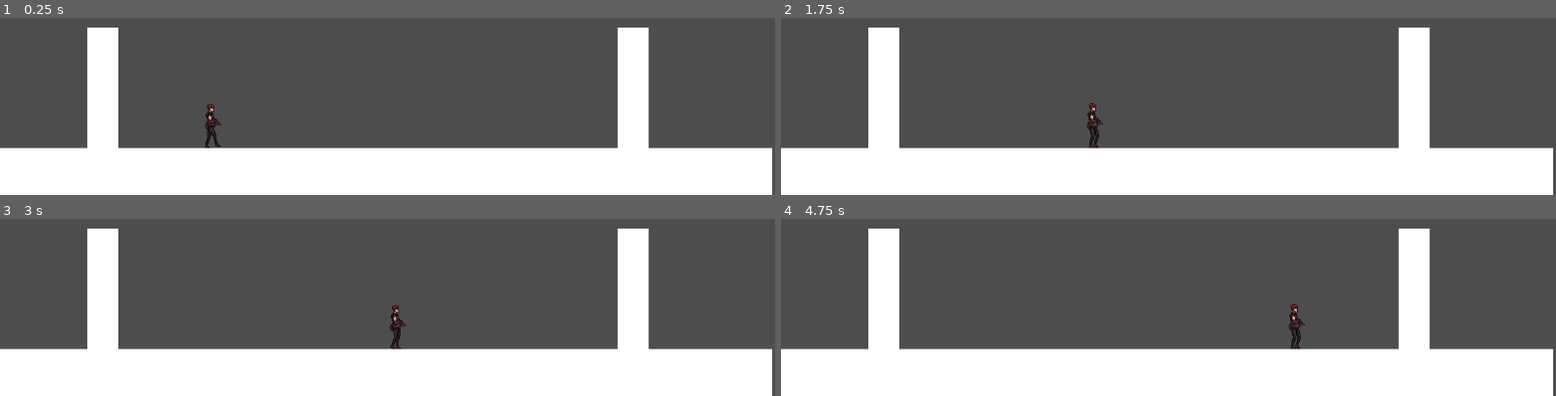
Above: before the commit, frames 1-4 (two rows, left to right).
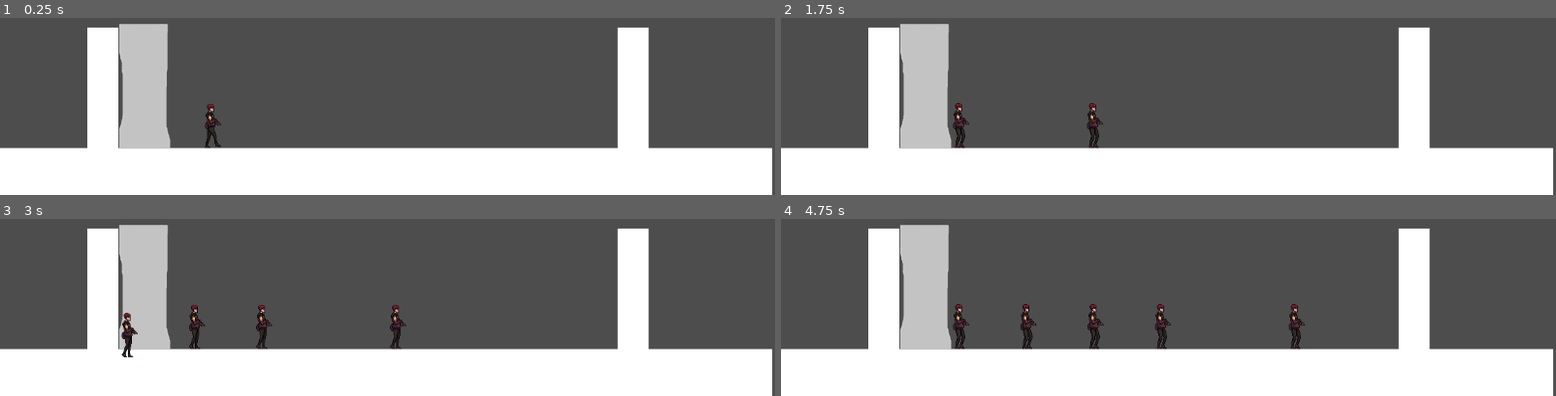
Above: after the commit, the same moments.

Repository: lougon02/EscapeFromHallwayB
Game: Godot game, scene res://scenes/levels/level.tscn
Same seed, same stepped clock (60 frames per second), same inputs: the game is played once before the commit and once after it.
Inputs (mouse positions are in pixels of both pictures, inside the frame that each line leads up to):
- Up to frame 1 (0.25 s): no input
- Up to frame 2 (1.75 s): move the mouse to (outside the picture) at 0.52 s; press the mouse at (outside the picture) at 0.53 s; move the mouse to (outside the picture) at 1.27 s; release the mouse at (outside the picture) at 1.28 s; click (outside the picture) at 1.35 s
- Up to frame 3 (3 s): move the mouse to (outside the picture) at 2.02 s; press the mouse at (outside the picture) at 2.03 s; move the mouse to (348, 265) at 2.77 s; release the mouse at (348, 265) at 2.78 s; click (348, 265) at 2.85 s
- Up to frame 4 (4.75 s): move the mouse to (1401, 243) at 3.52 s; press the mouse at (1401, 243) at 3.53 s; move the mouse to (outside the picture) at 4.27 s; release the mouse at (outside the picture) at 4.28 s; click (outside the picture) at 4.35 s

The runs differ from the first frame. In frame 1, 4.3% of the frame differs, in the area x 15-23%, y 3-74%; in frame 2, 4.5%; in frame 3, 4.8%; in frame 4, 5.3%, in the area x 15-51%, y 3-74%.

Commit message:
Added spawner

Diff:
--- a/project.godot
+++ b/project.godot
@@ -15,6 +15,14 @@
 config/features=PackedStringArray("4.2", "Mobile")
 config/icon="res://icon.svg"
 
+[input]
+
+Click={
+"deadzone": 0.5,
+"events": [Object(InputEventMouseButton,"resource_local_to_scene":false,"resource_name":"","device":-1,"window_id":0,"alt_pressed":false,"shift_pressed":false,"ctrl_pressed":false,"meta_pressed":false,"button_mask":0,"position":Vector2(0, 0),"global_position":Vector2(0, 0),"factor":1.0,"button_index":1,"canceled":false,"pressed":false,"double_click":false,"script":null)
+]
+}
+
 [rendering]
 
 renderer/rendering_method="mobile"
--- a/scenes/entities/player/player.gd
+++ b/scenes/entities/player/player.gd
@@ -3,12 +3,14 @@
 const SPEED = 100.0
 const JUMP_VELOCITY = -400.0
 var DIRECTION = Vector2.RIGHT
+var mouse_in = false
 
 # Get the gravity from the project settings to be synced with RigidBody nodes.
 var gravity = ProjectSettings.get_setting("physics/2d/default_gravity")
 
 func _ready():
 	animate()
+
 
 func _physics_process(delta):
 	# Add the gravity.
@@ -21,6 +23,10 @@
 
 	velocity = DIRECTION * SPEED
 
+	if is_on_floor() and Input.is_action_pressed("Click") and mouse_in == true:
+		process_powerup("jump", delta)
+
+
 	move_and_slide()
 
 func animate():
@@ -28,3 +34,29 @@
 
 	var tween = get_tree().create_tween().set_loops()
 	tween.tween_property($Sprite2D, "frame", 7, 1).from(0)
+
+
+func process_powerup(powerup, _delta):
+	if powerup == "jump":
+		velocity.y = JUMP_VELOCITY
+	elif powerup == "flip":
+		# DIRECTION *= -1
+		# $Sprite2D.flip_h = not $Sprite2D.flip_h
+		pass
+	elif powerup == "weight":
+		# velocity.x *= 0.5
+		# velocity.y += gravity * 4 * delta
+		pass
+	else:
+		# error powerup desconhecido
+		pass
+
+
+func _on_mouse_entered():
+	print("Entering")
+	mouse_in = true
+	process_powerup("jump", 0.0)
+
+
+func _on_mouse_exited():
+	mouse_in = false
--- a/scenes/entities/player/player.tscn
+++ b/scenes/entities/player/player.tscn
@@ -7,6 +7,7 @@
 size = Vector2(24, 66)
 
 [node name="Player" type="CharacterBody2D"]
+input_pickable = true
 script = ExtResource("1_jj1ns")
 
 [node name="Sprite2D" type="Sprite2D" parent="."]
@@ -19,3 +20,6 @@
 [node name="CollisionShape2D" type="CollisionShape2D" parent="."]
 position = Vector2(2, 1)
 shape = SubResource("RectangleShape2D_yupc1")
+
+[connection signal="mouse_entered" from="." to="." method="_on_mouse_entered"]
+[connection signal="mouse_exited" from="." to="." method="_on_mouse_exited"]
--- /dev/null
+++ b/scenes/entities/spawn/spawn_location.tscn
@@ -0,0 +1,9 @@
+[gd_scene load_steps=2 format=3 uid="uid://bkv3g7dqnut7h"]
+
+[ext_resource type="Texture2D" uid="uid://bqibis7v8ve06" path="res://assets/objects/tower.png" id="1_73u24"]
+
+[node name="SpawnLocation" type="Node2D"]
+
+[node name="Sprite2D" type="Sprite2D" parent="."]
+scale = Vector2(0.423797, 0.322174)
+texture = ExtResource("1_73u24")
--- /dev/null
+++ b/scenes/levels/level.gd
@@ -0,0 +1,14 @@
+extends Node2D
+
+var freshman = preload("res://scenes/entities/player/player.tscn")
+
+var spawn_count = 4  # Number of instances to spawn
+var spawned_count = 0  # Tracks spawned instances
+
+func _on_spawn_timer_timeout():
+
+	if spawned_count < spawn_count:
+		var freshman_instance = freshman.instantiate()
+		add_child(freshman_instance)
+		freshman_instance.position = $SpawnMarker.position
+		spawned_count += 1
--- a/scenes/levels/level.tscn
+++ b/scenes/levels/level.tscn
@@ -1,7 +1,9 @@
-[gd_scene load_steps=5 format=3 uid="uid://biqbb36n2tg3o"]
+[gd_scene load_steps=7 format=3 uid="uid://biqbb36n2tg3o"]
 
 [ext_resource type="PackedScene" uid="uid://bar2x288423bo" path="res://scenes/entities/player/player.tscn" id="1_2alya"]
+[ext_resource type="Script" path="res://scenes/levels/level.gd" id="1_60x56"]
 [ext_resource type="Texture2D" uid="uid://8cuuy54cud0x" path="res://assets/White_square.png" id="2_svv2q"]
+[ext_resource type="PackedScene" uid="uid://bkv3g7dqnut7h" path="res://scenes/entities/spawn/spawn_location.tscn" id="4_k65vc"]
 
 [sub_resource type="RectangleShape2D" id="RectangleShape2D_wmoj3"]
 size = Vector2(1150, 69)
@@ -10,6 +12,7 @@
 size = Vector2(46, 183)
 
 [node name="Level" type="Node2D"]
+script = ExtResource("1_60x56")
 
 [node name="Player" parent="." instance=ExtResource("1_2alya")]
 position = Vector2(290, 544)
@@ -44,3 +47,14 @@
 
 [node name="CollisionShape2D" type="CollisionShape2D" parent="Wall2"]
 shape = SubResource("RectangleShape2D_wuh4f")
+
+[node name="SpawnTimer" type="Timer" parent="."]
+autostart = true
+
+[node name="SpawnMarker" type="Marker2D" parent="."]
+position = Vector2(191, 556)
+
+[node name="SpawnLocation" parent="." instance=ExtResource("4_k65vc")]
+position = Vector2(213, 486)
+
+[connection signal="timeout" from="SpawnTimer" to="." method="_on_spawn_timer_timeout"]
Binary file added: assets/objects/tower.png
Not shown, added: assets/objects/tower.png.import
